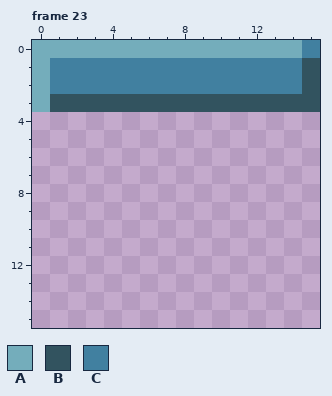
Two versions of one pixel-art file, docs/img/mapchip.ase. Above is the file before it was changed.
16x16 pixels, 25 frames. Shown: frame 23. The commit also changed other frames, which this record leaves out.
Palette (. is transparent): A #74adbb  B #32535f  C #4180a0
Pixels before, frame 23, first column x 0:
0 AAAAAAAAAAAAAAAC
1 ACCCCCCCCCCCCCCB
2 ACCCCCCCCCCCCCCB
3 ABBBBBBBBBBBBBBB
The result:
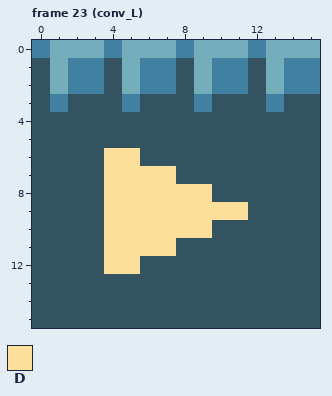
Colours new in this view: D #fbdf9b
Change:
Changed rows in their new state; - is an unchanged pixel.
Frame 23 (conv_L):
first column x 0:
 0 C---C---C---C--A
 1 BA--BA--BA--BA-C
 2 BA--BA--BA--BA-C
 3 BC---C---C---C--
 4 BBBBBBBBBBBBBBBB
 5 BBBBBBBBBBBBBBBB
 6 BBBBDDBBBBBBBBBB
 7 BBBBDDDDBBBBBBBB
 8 BBBBDDDDDDBBBBBB
 9 BBBBDDDDDDDDBBBB
10 BBBBDDDDDDBBBBBB
11 BBBBDDDDBBBBBBBB
12 BBBBDDBBBBBBBBBB
13 BBBBBBBBBBBBBBBB
14 BBBBBBBBBBBBBBBB
15 BBBBBBBBBBBBBBBB
Where, in picture pixels (left, top, right, bottom), the same in both pictures:
changed: (32, 40, 320, 328)
